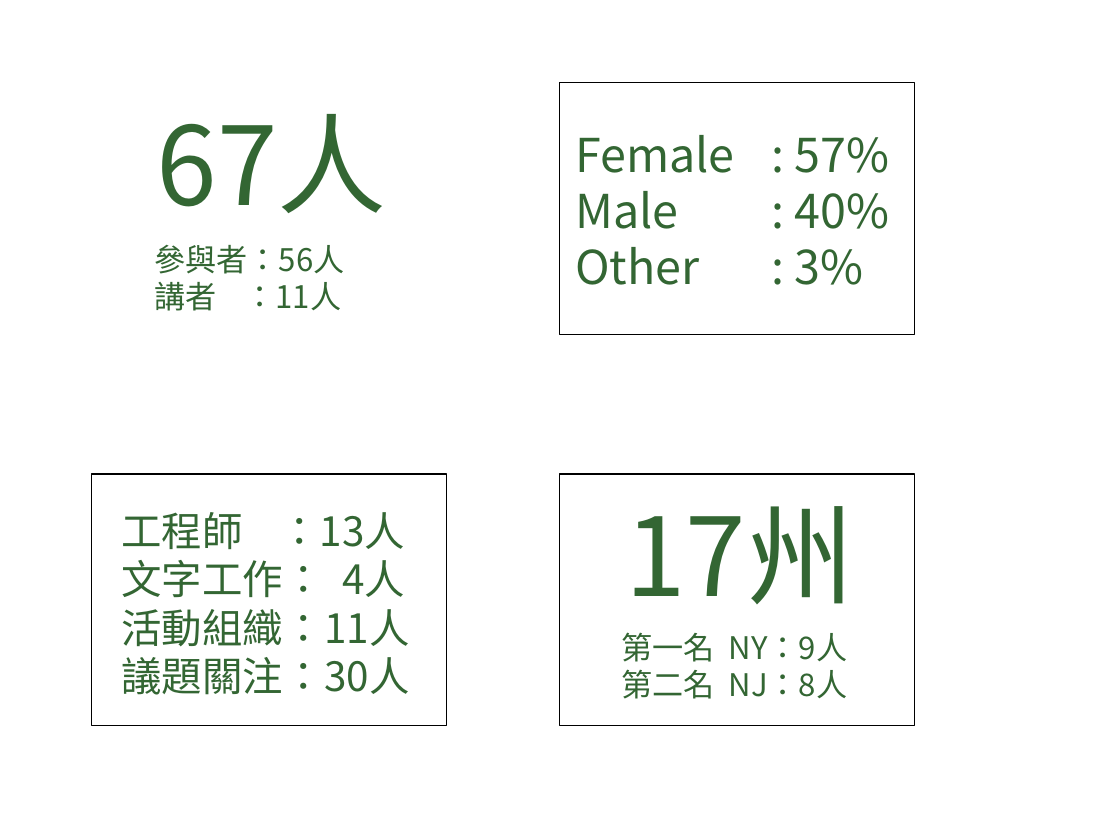
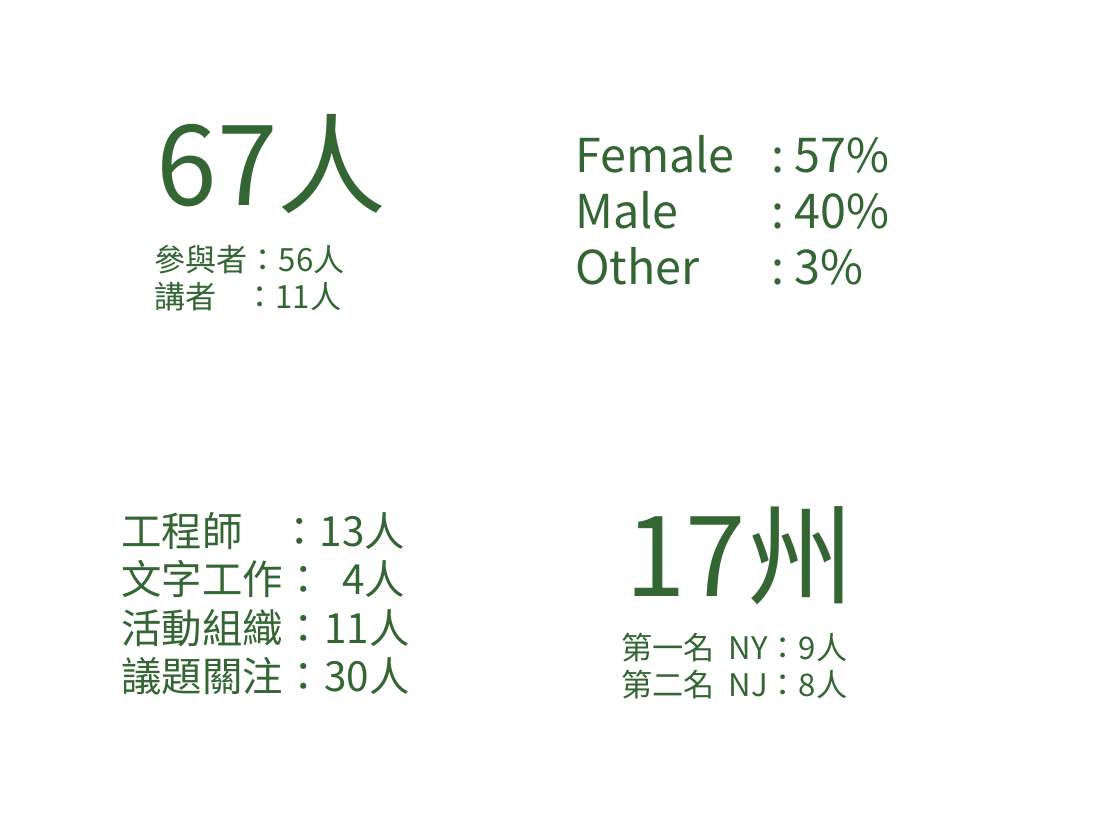
Before and after one commit to cameronphchen/cameronphchen.github.io, a slide deck: slide 1 of 2017otdsummit/img/tokens_images.pptx. Drawn at 1120x840 pixels with LibreOffice and Linux fonts; fonts in the diff are those of the drawing. Boxes give left, top, right and bottom in pixels: in the first picture for what was removed or moved away, otherwise in the second. Text is boxed around its words. In the diff, an @@ line names an element or a change of style, - is before the commit and + after.

Commit message:
update slides

```diff
--- a/2017otdsummit/img/tokens_images.pptx
+++ b/2017otdsummit/img/tokens_images.pptx
@@ rectangle removed at <box>560,83,915,335</box> @@
@@ rectangle removed at <box>92,474,447,726</box> @@
@@ rectangle removed at <box>560,474,915,726</box> @@
```
Also in this commit, not shown: 3 other files.
